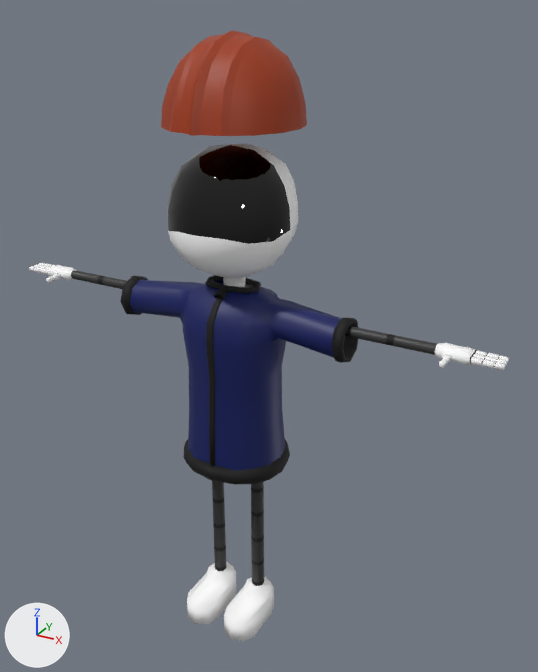
Two versions of the Blender file 02.07.2025_Drone_Working.blend, one commit apart.
Before and after are seen from a 50 mm lens placed at (4.54, -7.37, 8.06), pointed at (0.32, 0.31, 4.22). Every picture has the same lights, and +X, +Y and +Z are marked at lower left.

Before the edit, the objects in view are built like this:
```python
me_body_mesh = bpy.data.meshes.new('Body_Mesh')
me_body_mesh.from_pydata(...)  # 1890 vertices, 1868 faces; spans x -3.33..3.33, y -0.79..0.84, z 0.0..6.64
me_body_mesh.polygons.foreach_set('use_smooth', [True] * 1868)
# faces by material slot: [904, 610, 176, 70, 108]
me_body_mesh.materials.append(mat_white_material)  # white #ffffff
me_body_mesh.materials.append(mat_black_material)  # black #000000
me_body_mesh.materials.append(mat_gray_material)  # black #323232
me_body_mesh.materials.append(mat_black2)  # black #000000
me_body_mesh.materials.append(mat_материал)  # dark blue #01145e
me_body_mesh_001 = bpy.data.meshes.new('Body_Mesh.001')
me_body_mesh_001.from_pydata(...)  # 139 vertices, 124 faces; spans x -0.82..0.82, y -0.85..0.89, z 6.85..7.84
me_body_mesh_001.polygons.foreach_set('use_smooth', [True] * 124)
me_body_mesh_001.materials.append(mat_orange)  # brown #9f3400
ob_body = bpy.data.objects.new('Body', me_body_mesh)
ob_body.location = (0.0, 0.0, 0.0)
ob_body_001 = bpy.data.objects.new('Body.001', me_body_mesh_001)
ob_body_001.location = (0.03, 0.0, 0.0)
```
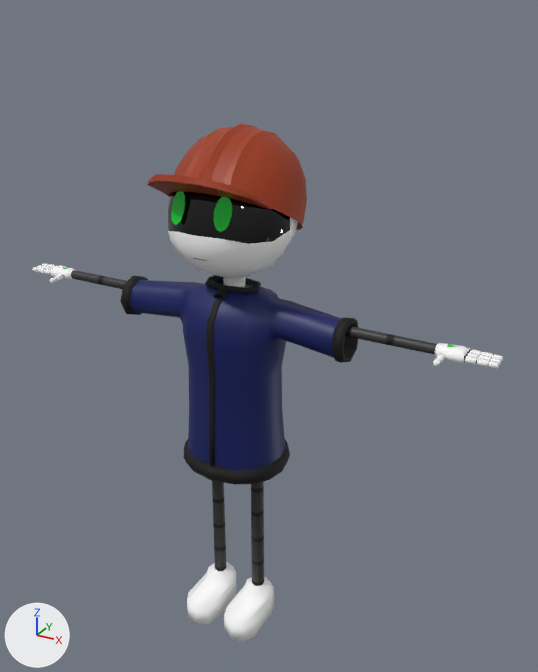
What differs and where, as boxes [x1, y1, x2, y2] in the pictures (538 x 672 px; the box of a moved part takes in the faces that stretch with it):
'Body', reshaped
    before: [29, 143, 509, 641]
    after: [32, 124, 503, 641]
'Body.001', deleted
    before: [161, 30, 307, 136]
part 1 of me_body_mesh, added
    after: [147, 124, 307, 230]
part 2 of me_body_mesh, added (green)
    after: [214, 197, 232, 232]
part 3 of me_body_mesh, added
    after: [171, 191, 185, 225]
part 4 of me_body_mesh, moved or reshaped
    before: [393, 335, 509, 370]
    after: [393, 335, 503, 369]
part 5 of me_body_mesh, moved or reshaped
    before: [29, 263, 77, 282]
    after: [32, 263, 75, 283]

The edits, one by one:
Material 'Grean_Material' (mat_grean_material) is new.
Its base color is (0.0, 0.571, 0.0296) (green #00c730).
Material 'Grean2_Material' (mat_grean2_material) is new.
Its base color is (0.0, 0.571, 0.0296) (green #00c730).
Its roughness is 0.0.
me_body_mesh is used by ob_body; location (0.0, 0.0, 0.0).
me_body_mesh had 1890 vertices, 1868 faces and spanned x -3.33..3.33, y -0.79..0.84, z 0.0..6.64.
me_body_mesh now has 2139 vertices, 2033 faces and spans x -3.27..3.27, y -1.03..1.02, z 0.0..6.85.
me_body_mesh part 1: a new loose piece of 189 vertices spanning x -0.82..0.82, y -1.03..1.02, z 5.48..6.85, in mat_orange (brown #9f3400).
me_body_mesh part 2: a new loose piece of 16 vertices spanning x 0.19..0.39, y -0.75..-0.61, z 5.85..6.21, in mat_grean2_material (green #00c730).
me_body_mesh part 3: a new loose piece of 16 vertices spanning x -0.39..-0.19, y -0.75..-0.61, z 5.85..6.21, in mat_grean2_material (green #00c730).
me_body_mesh part 4: 46 vertices moved from x 2.67..2.82, y -0.39..-0.14, z 4.63..4.7 to x 2.61..2.76, y -0.39..-0.13, z 4.63..4.7; 327 vertices removed from x 2.58..3.33, y -0.39..0.09, z 4.59..4.75; 333 vertices added at x 2.58..3.27, y -0.39..0.09, z 4.59..4.74.
me_body_mesh part 5: 46 vertices moved from x -2.82..-2.67, y -0.39..-0.14, z 4.63..4.7 to x -2.76..-2.61, y -0.39..-0.13, z 4.63..4.7; 324 vertices removed from x -3.33..-2.62, y -0.39..0.09, z 4.59..4.75; 330 vertices added at x -3.27..-2.58, y -0.39..0.09, z 4.59..4.74.
me_body_mesh now uses material mat_orange (brown #9f3400).
me_body_mesh now uses material mat_grean2_material (green #00c730).
me_body_mesh now uses material mat_grean_material (green #00c730).
Object 'Body.001' (ob_body_001) is deleted.
